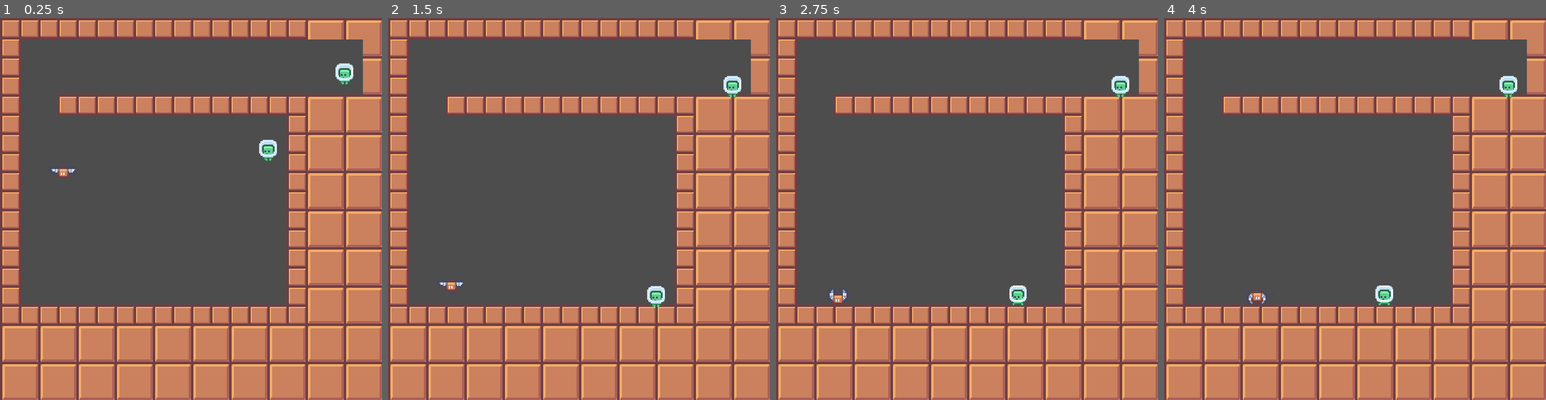
Above: before the commit, frames 1-4 (left to right).
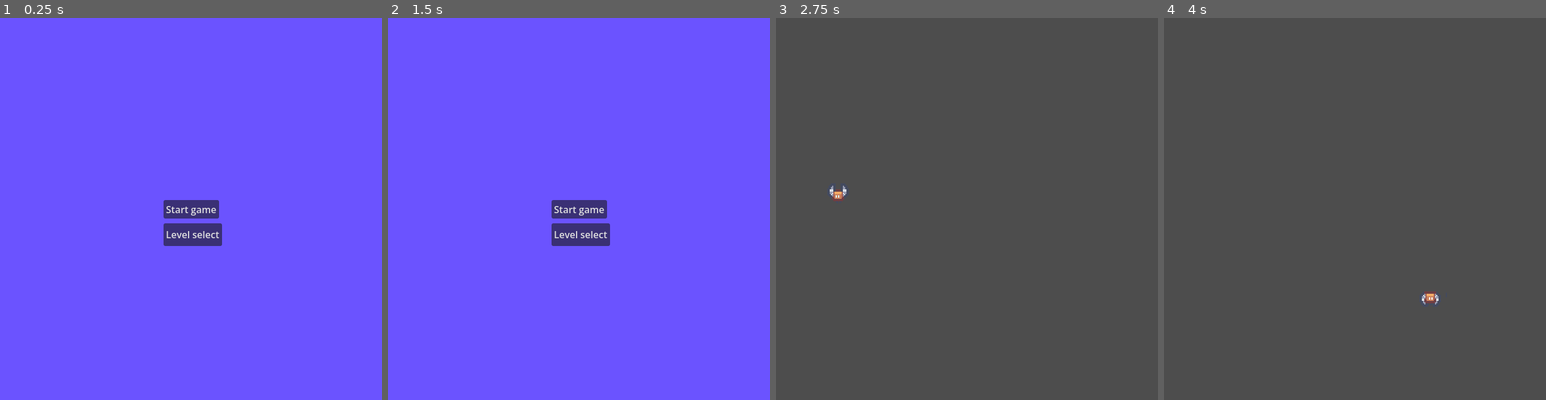
Above: after the commit, the same moments.

Repository: W00pdecker/led-zeppelin
Game: Godot game, scene res://Scenes/main.tscn
Same seed, same stepped clock (60 frames per second), same inputs: the game is played once before the commit and once after it. Before the commit the project starts from res://Scenes/world.tscn.
Inputs (mouse positions are in pixels of both pictures, inside the frame that each line leads up to):
- Up to frame 1 (0.25 s): no input
- Up to frame 2 (1.5 s): click (579, 235) at 0.5 s, where only the run after the commit has a clickable "Level select"; click (563, 266) at 1.25 s, where only the run after the commit has a clickable "Back"
- Up to frame 3 (2.75 s): click (967, 209) at 2 s, where only the run after the commit has a clickable "Start game"
- Up to frame 4 (4 s): hold Q (zoom) 2.78-3.53 s; hold Right (ui_right) from 2.78 s (still down); tap Up (ui_up) at 3.02, 3.77 s; tap Q (zoom) at 3.6 s

The runs differ from the first frame. In frame 1, 100% of the frame differs, in the area x 0-100%, y 0-100%; in frame 2, 100%; in frame 3, 53%; in frame 4, 53%.
Error after the commit: Attempt to call function 'instantiate' in base 'null instance' on a null instance. (res://scripts/world.gd:18)

Commit message:
Added level_select

Diff:
--- a/Levels/level_1.tscn
+++ b/Levels/level_1.tscn
@@ -8,6 +8,7 @@
 size = Vector2(224, 16)
 
 [node name="Level1" type="Node2D" unique_id=2127914116]
+position = Vector2(-162, -159)
 
 [node name="PlatformLayer" type="TileMapLayer" parent="." unique_id=1385582174]
 tile_map_data = PackedByteArray("AAAAAAAAAAAAAAMAAAABAAAAAAACAAMAAAAAAAEAAAAAAAUAAAABAAEAAAACAAUAAAACAAAAAAAAAAMAAAACAA …(3568 unchanged characters)…
@@ -24,5 +25,5 @@
 [node name="platform" parent="Node" unique_id=569296641 instance=ExtResource("3_3mhv4")]
 
 [node name="CollisionShape2D" type="CollisionShape2D" parent="Node/platform" unique_id=695587330]
-position = Vector2(144, 96)
+position = Vector2(-14, -59)
 shape = SubResource("RectangleShape2D_rf6l5")
--- a/Scenes/airship.tscn
+++ b/Scenes/airship.tscn
@@ -31,6 +31,14 @@
 }],
 "loop": true,
 "name": &"fall",
+"speed": 5.0
+}, {
+"frames": [{
+"duration": 1.0,
+"texture": SubResource("AtlasTexture_hi1vk")
+}],
+"loop": true,
+"name": &"float",
 "speed": 5.0
 }, {
 "frames": [{
@@ -84,7 +92,8 @@
 [node name="AnimatedSprite2D" type="AnimatedSprite2D" parent="." unique_id=892636826]
 position = Vector2(0, -2)
 sprite_frames = SubResource("SpriteFrames_fmej1")
-animation = &"fall"
+animation = &"float"
+frame_progress = 0.29166982
 
 [node name="Camera2D" type="Camera2D" parent="." unique_id=980844647]
 enabled = false
--- /dev/null
+++ b/Scenes/level_select.tscn
@@ -0,0 +1,31 @@
+[gd_scene format=3 uid="uid://cafrabyf0nogv"]
+
+[ext_resource type="Script" uid="uid://wmq0dc0oweli" path="res://scripts/level_select.gd" id="1_1fiak"]
+
+[node name="Level select" type="Node2D" unique_id=828623624]
+position = Vector2(0, 8)
+script = ExtResource("1_1fiak")
+
+[node name="Control" type="Control" parent="." unique_id=1188477976]
+layout_mode = 3
+anchors_preset = 0
+offset_right = 40.0
+offset_bottom = 40.0
+
+[node name="MarginContainer" type="MarginContainer" parent="Control" unique_id=1393774458]
+layout_mode = 0
+offset_right = 40.0
+offset_bottom = 40.0
+
+[node name="VBoxContainer" type="VBoxContainer" parent="Control/MarginContainer" unique_id=662628780]
+layout_mode = 2
+
+[node name="BackButton" type="Button" parent="Control" unique_id=536792861]
+layout_mode = 0
+offset_left = 111.0
+offset_top = 362.0
+offset_right = 479.0
+offset_bottom = 460.0
+text = "Back"
+
+[connection signal="pressed" from="Control/BackButton" to="." method="_on_back_button_pressed"]
--- a/Scenes/main.tscn
+++ b/Scenes/main.tscn
@@ -39,4 +39,13 @@
 grow_vertical = 2
 text = "Start game"
 
-[connection signal="pressed" from="CanvasLayer/Control/Button" to="." method="_on_button_pressed"]
+[node name="LevelSelect" type="Button" parent="CanvasLayer/Control" unique_id=1364720395]
+layout_mode = 0
+offset_left = 274.0
+offset_top = 344.0
+offset_right = 370.0
+offset_bottom = 382.0
+text = "Level select"
+
+[connection signal="pressed" from="CanvasLayer/Control/Button" to="." method="_on_start_button_pressed"]
+[connection signal="pressed" from="CanvasLayer/Control/LevelSelect" to="." method="_on_level_select_button_pressed"]
--- a/Scenes/world.tscn
+++ b/Scenes/world.tscn
@@ -2,7 +2,6 @@
 
 [ext_resource type="Script" uid="uid://dnvixr70nlro7" path="res://scripts/world.gd" id="1_8j60k"]
 [ext_resource type="PackedScene" uid="uid://dii8ch72r86pg" path="res://Scenes/airship.tscn" id="2_go701"]
-[ext_resource type="PackedScene" uid="uid://c3tb8pfangvt1" path="res://Levels/level_0.tscn" id="3_fo5ed"]
 
 [sub_resource type="WorldBoundaryShape2D" id="WorldBoundaryShape2D_go701"]
 
@@ -21,5 +20,4 @@
 position = Vector2(0, 160)
 shape = SubResource("WorldBoundaryShape2D_go701")
 
-[node name="Level0" parent="." unique_id=1584254276 instance=ExtResource("3_fo5ed")]
-position = Vector2(-159, -159)
+[node name="CurrentLevel" type="Node2D" parent="." unique_id=1063297746]
--- a/project.godot
+++ b/project.godot
@@ -15,7 +15,7 @@
 [application]
 
 config/name="Led Zeppelin"
-run/main_scene="uid://cwbchrm11okkf"
+run/main_scene="uid://duup44lh21hee"
 config/features=PackedStringArray("4.6", "GL Compatibility")
 config/icon="res://icon.svg"
 
--- a/scripts/airship.gd
+++ b/scripts/airship.gd
@@ -85,6 +85,7 @@
 			0.0,
 			GROUND_FRICTION * delta
 		)
+			animated_sprite.play("float")
 
 	velocity.x = clamp(
 		velocity.x,
--- a/scripts/game_manager.gd
+++ b/scripts/game_manager.gd
@@ -8,6 +8,7 @@
 var passengers_delivered: int = 0
 var passengers_collected: int = 0  # новая переменная
 var level_target: int = 10
+var current_level_path := ""
 
 
 func on_passenger_collected():
--- /dev/null
+++ b/scripts/level_select.gd
@@ -0,0 +1,54 @@
+extends Node2D
+
+@onready var levels_container = $Control/MarginContainer/VBoxContainer
+
+func _ready():
+	load_levels()
+
+func load_levels():
+	var level_files: Array[String] = []
+
+	var dir = DirAccess.open("res://Levels")
+	if dir == null:
+		push_error("Cannot open Levels folder")
+		return
+	dir.list_dir_begin()
+	var file_name = dir.get_next()
+
+	while file_name != "":
+		if not dir.current_is_dir():
+			if file_name.ends_with(".tscn"):
+				level_files.append(file_name)
+		file_name = dir.get_next()
+
+	dir.list_dir_end()
+	level_files.sort()
+
+	for level_file in level_files:
+		create_level_button(level_file)
+
+func create_level_button(level_file: String):
+
+	var button = Button.new()
+	button.text = level_file.get_basename()
+	button.pressed.connect(
+		func():
+			start_level(level_file)
+	)
+	levels_container.add_child(button)
+
+func start_level(level_file: String):
+
+	GameManager.current_level_path = (
+		"res://Levels/" + level_file
+	)
+
+	get_tree().change_scene_to_file(
+		"res://Scenes/world.tscn"
+	)
+
+func _on_back_button_pressed():
+
+	get_tree().change_scene_to_file(
+		"res://Scenes/main.tscn"
+	)
--- a/scripts/main.gd
+++ b/scripts/main.gd
@@ -2,14 +2,14 @@
 
 @onready var canvas_layer = $CanvasLayer
 
-
-func _ready():
-	# Пауза игры пока показывается меню
-	pass
-
-
-func _on_button_pressed():
+func _on_start_button_pressed():
 	# Убираем меню и запускаем игру
 	canvas_layer.visible = false
 	get_tree().paused = false
 	get_tree().change_scene_to_file("res://Scenes/world.tscn")
+
+func _on_level_select_button_pressed():
+
+	get_tree().change_scene_to_file(
+		"res://Scenes/level_select.tscn"
+	)
--- a/scripts/world.gd
+++ b/scripts/world.gd
@@ -1,7 +1,22 @@
 extends Node2D
 
+var current_level_instance: Node = null
+
 func _ready():
-	GameManager.passenger_collected.connect(_on_passenger_collected)
+	load_level(GameManager.current_level_path)
+	var spawn = current_level_instance.get_node("Start")
+	$Airship.global_position = spawn.global_position
+	GameManager.passenger_collected.connect(
+		_on_passenger_collected
+	)
+
+func load_level(level_path: String):
+
+	if current_level_instance:
+		current_level_instance.queue_free()
+	var packed_scene = load(level_path)
+	current_level_instance = packed_scene.instantiate()
+	$CurrentLevel.add_child(current_level_instance)
 
 func _process(delta):
 	if Input.is_action_pressed("zoom"):
Not shown, added: scripts/level_select.gd.uid
